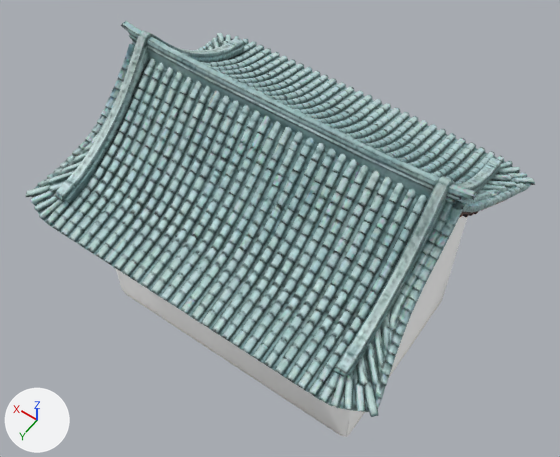
Before and after pictures for a commit that changed the glTF model app/src/main/assets/scenes/qm_house.glb.
One viewpoint serves both versions: a 50 mm lens placed at (-5.62, 7.94, 14.93), pointed at (-0.11, 0.23, 2.81). Every picture has the same lights, and +X, +Y and +Z are marked at lower left. The picture after the commit comes second.

The scene before the commit, as lines of its bpy script (objects in view):
```python
mat_qm_house_near = bpy.data.materials.new('qm_house_near')
mat_qm_house_near.use_nodes = True; mat_qm_house_near.node_tree.nodes.clear()
_N = mat_qm_house_near.node_tree.nodes; _L = mat_qm_house_near.node_tree.links
n0 = _N.new('ShaderNodeBsdfPrincipled'); n0.name = 'Principled BSDF'
n0.inputs[1].default_value = 0.0107  # 'Metallic'
n0.inputs[2].default_value = 0.55  # 'Roughness'
n0.inputs[28].default_value = 0.12  # 'Emission Strength'
n1 = _N.new('ShaderNodeOutputMaterial'); n1.name = 'Material Output'
n2 = _N.new('ShaderNodeTexImage'); n2.name = 'Image Texture'
n2.image = img_qm_house_near_base
n3 = _N.new('ShaderNodeTexImage'); n3.name = 'Image Texture.001'
n3.image = img_qm_house_near_base
n4 = _N.new('ShaderNodeNormalMap'); n4.name = 'Normal Map'
n4.uv_map = 'UVMap'
n5 = _N.new('ShaderNodeTexImage'); n5.name = 'Image Texture.002'
n5.image = img_qm_house_near_normal
_L.new(n0.outputs[0], n1.inputs[0])  # 'BSDF' to 'Surface'
_L.new(n2.outputs[0], n0.inputs[27])  # 'Color' to 'Emission Color'
_L.new(n3.outputs[0], n0.inputs[0])  # 'Color' to 'Base Color'
_L.new(n4.outputs[0], n0.inputs[5])  # 'Normal' to 'Normal'
_L.new(n5.outputs[0], n4.inputs[1])  # 'Color' to 'Color'
me_qm_house = bpy.data.meshes.new('qm_house')
me_qm_house.from_pydata(...)  # 10783 vertices, 21992 faces; spans x -3.89..3.88, y -3.21..3.21, z 0.0..6.0
me_qm_house.materials.append(mat_qm_house_near)
ob_qm_house = bpy.data.objects.new('qm_house', me_qm_house)
ob_qm_house.location = (0.0, 0.0, 0.0)
```
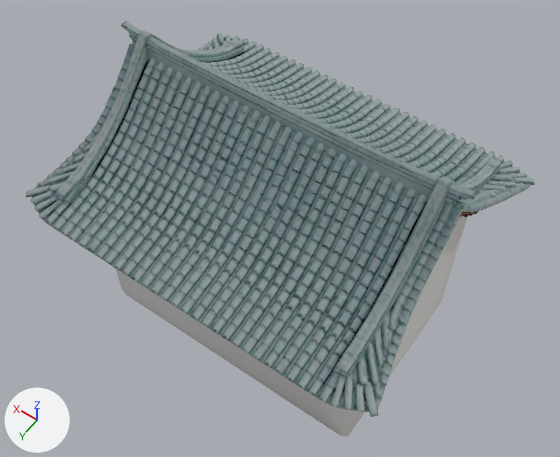
Location of each change, (x1, y1, x2, y2) in pixels of the pictures (560 x 457 px):
'qm_house', surface changed
    both: (26, 21, 535, 437)

What changed in the scene script:
```text
Add img_lit_srgb:
    img_lit_srgb = load_image('lit_srgb', '_unpacked/lit_srgb', 2048, 2048, 'sRGB')
Change mat_qm_house_near:
    remove # nodes: BsdfPrincipled, NormalMap, OutputMaterial, TexImage x3
    remove # uses the picture img_qm_house_near_base
    remove # uses the picture img_qm_house_near_normal
    nodes: BsdfTransparent, Emission, LightPath, MixShader, OutputMaterial, TexImage
    uses the picture img_lit_srgb
```
